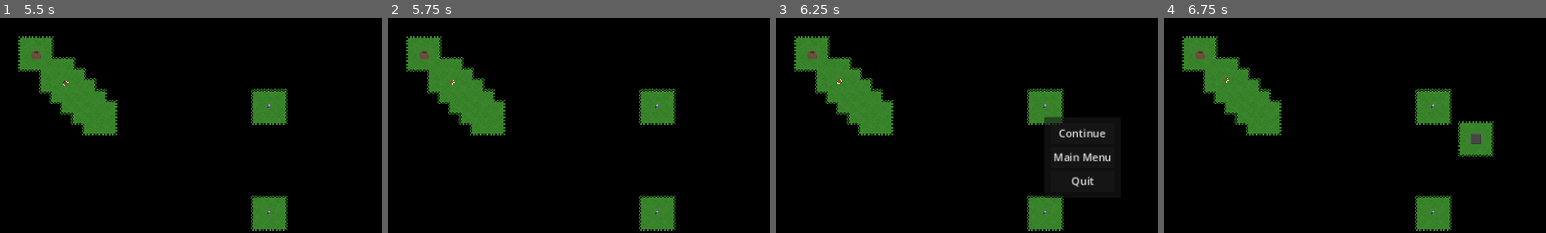
Above: before the commit, frames 1-4 (left to right).
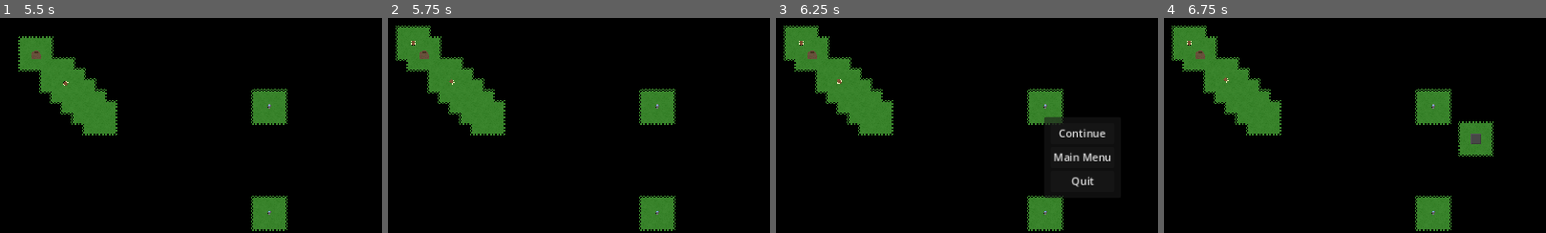
Above: after the commit, the same moments.

Repository: wssuomi/pirate-jam-14
Game: Godot game, scene res://scenes/main_menu.tscn
The game is run twice, just before and just after one commit, with the same random seed, the same clock (stepped at 60 frames per second) and the same inputs.
Inputs (mouse positions are % of the whole screen's width and height, from its top left):
- Up to frame 1 (5.5 s): click "Play" at 0.5 s; click "Select" at 1.25 s; click "Build" at 2 s; click "Building..." at 2.75 s; click "Place" at 3.5 s; click "Select" at 4.25 s; click "Select" at 5 s
- Up to frame 2 (5.75 s): no input
- Up to frame 3 (6.25 s): click (2, 3) at 5.75 s
- Up to frame 4 (6.75 s): click "Continue" at 6.5 s
The pictures show only the part of the screen within x 10-60%, y 18-68%; the shares and areas given below are measured in that part.

Frame 1 is identical in both runs. In frame 2, 0.7% of the frame differs, in the area x 2-12%, y 3-20%; in frame 3, 0.7%; in frame 4, 0.7%.
Error in both runs: Invalid call. Nonexistent function 'show_menu' in base 'Nil'. (res://scripts/Game.gd:227)

Commit message:
added random bugs spawns around nests

Diff:
--- a/scenes/nest.tscn
+++ b/scenes/nest.tscn
@@ -1,5 +1,6 @@
-[gd_scene load_steps=3 format=3 uid="uid://dmvp4vu1ndrrw"]
+[gd_scene load_steps=4 format=3 uid="uid://dmvp4vu1ndrrw"]
 
+[ext_resource type="Script" path="res://scripts/nest.gd" id="1_3wjom"]
 [ext_resource type="Texture2D" uid="uid://jm1bhhp8ffsb" path="res://assets/map_tiles.png" id="1_8fv74"]
 
 [sub_resource type="AtlasTexture" id="AtlasTexture_pq4f5"]
@@ -7,7 +8,14 @@
 region = Rect2(80, 0, 16, 16)
 
 [node name="Nest" type="Node2D"]
+script = ExtResource("1_3wjom")
 
 [node name="Sprite" type="Sprite2D" parent="."]
 texture_filter = 1
 texture = SubResource("AtlasTexture_pq4f5")
+
+[node name="Timer" type="Timer" parent="."]
+wait_time = 5.0
+autostart = true
+
+[connection signal="timeout" from="Timer" to="." method="_on_timer_timeout"]
--- a/scripts/bug.gd
+++ b/scripts/bug.gd
@@ -55,7 +55,7 @@
 							look_dir = Directions.UpLeft
 				else:
 					if len(move_queue) != 1:
-						var path: Array[Vector2i] = main.find_path(map.local_to_map(global_position), move_queue[1])
+						var path: Array[Vector2i] = main.find_path(map.local_to_map(global_position), move_queue[-1])
 						move_queue = path
 					else:
 						move_queue = []
--- /dev/null
+++ b/scripts/nest.gd
@@ -0,0 +1,19 @@
+extends Node
+
+@onready var main = $".."
+@onready var enemies: Dictionary = $"..".enemies
+@onready var units: Dictionary = $"..".units
+
+var rng = RandomNumberGenerator.new()
+var spawn_range = 2
+
+func _on_timer_timeout():
+	try_spawn_random()
+
+func try_spawn_random():
+	var pos = main.map.local_to_map(self.global_position)
+	var offset = Vector2i(rng.randi_range(-spawn_range, spawn_range), rng.randi_range(-spawn_range,spawn_range))
+	var tile_pos = pos + offset
+	if tile_pos.x >= 0 and tile_pos.x < main.GRID_WIDTH and tile_pos.y >= 0 and tile_pos.y < main.GRID_HEIGHT:
+		if tile_pos not in enemies and tile_pos not in units and main.is_walkable(main.tiles[tile_pos]):
+			main.spawn_enemy(main.Enemies.Bug,pos + offset)
